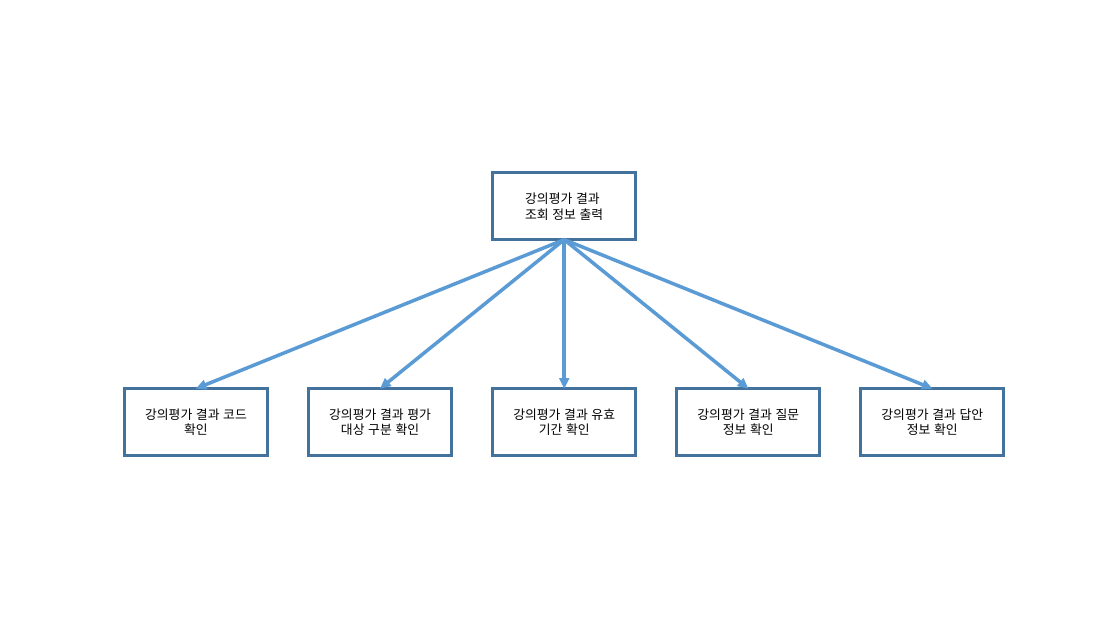
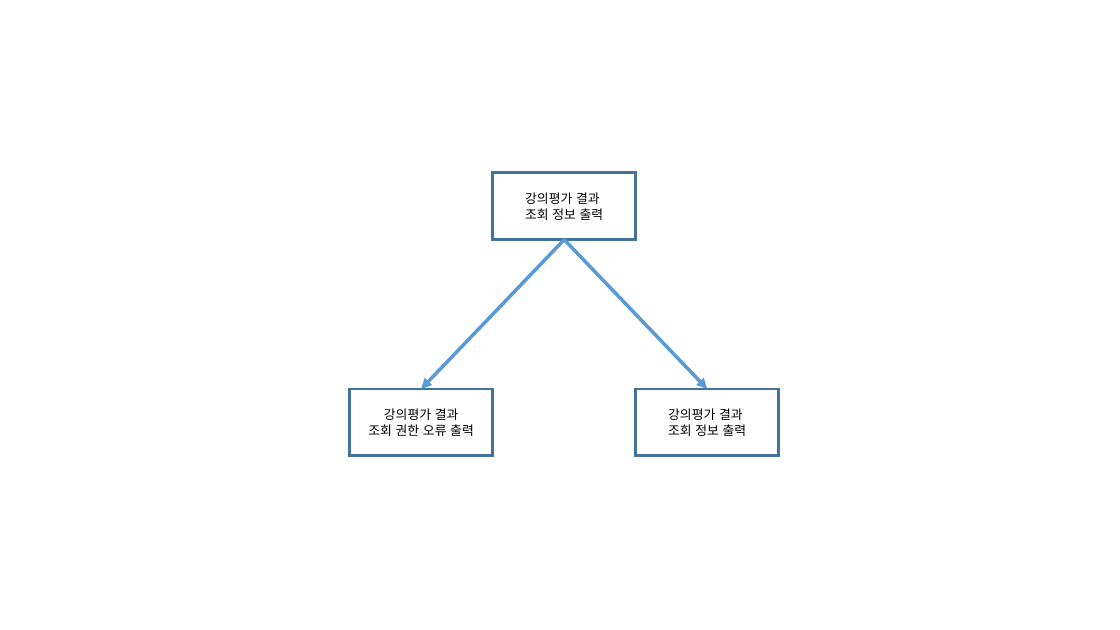
Before and after one commit to se04/se04, a slide deck: slide 6 of SDD 관련 자료/작업 결과물/처리 모형도/이전파일/강의평과 결과 조회.pptx (slide 4 before the commit). Drawn at 1120x630 pixels with LibreOffice and Linux fonts; fonts in the diff are those of the drawing. Boxes give left, top, right and bottom in pixels: in the first picture for what was removed or moved away, otherwise in the second. Text is boxed around its words. In the diff, an @@ line names an element or a change of style, - is before the commit and + after.

```diff
--- a/SDD 관련 자료/작업 결과물/처리 모형도/이전파일/강의평과 결과 조회.pptx
+++ b/SDD 관련 자료/작업 결과물/처리 모형도/이전파일/강의평과 결과 조회.pptx
@@ arrow moved from (565, 239) - (381, 389) to (565, 239) - (421, 389) @@
@@ arrow moved from (565, 239) - (749, 389) to (565, 239) - (707, 389) @@
@@ group removed at [124,239,1004,455]: 3 rectangles, 3 arrows @@
-강의평가 결과 코드 확인
-강의평가 결과 유효 기간 확인
-강의평가 결과 답안 정보 확인
@@ rectangle "강의평가 결과": place and size @@
-rectangle "강의평가 결과" at [308,389,451,455]
+rectangle "강의평가 결과" at [350,389,492,455]
@@ rectangle "강의평가 결과": place and size @@
-rectangle "강의평가 결과" at [677,389,820,455]
+rectangle "강의평가 결과" at [636,389,779,455]
@@ text in rectangle at [368,408,474,436]: text changed @@
-강의평가 결과 평가 대상 구분 확인
+강의평가 결과
+조회 권한 오류 출력
@@ text in rectangle at [668,408,747,436]: text changed @@
-강의평가 결과 질문 정보 확인
+강의평가 결과
+조회 정보 출력
```
Also in this commit, not shown: 1 other slide changed, 3 slides added, 3 other files.
